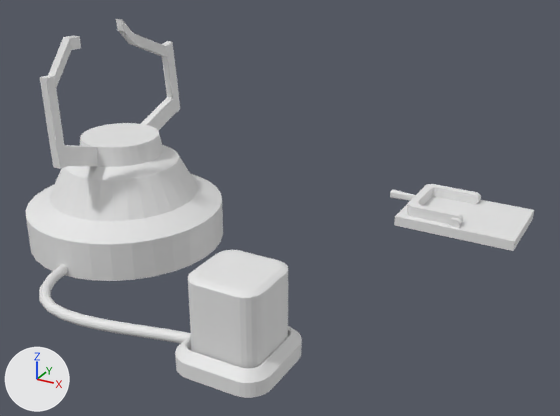
Two versions of the Blender file Models/Spin_Device/MAIN_device.blend, one commit apart.
One viewpoint serves both versions: a 50 mm lens placed at (3.07, -3.53, 2.19), pointed at (1.04, 0.16, 0.34). Arrows for +X, +Y and +Z are at lower left; the lights stay in place.

Script lines for the objects in view, before the commit:
```python
me_cube_001 = bpy.data.meshes.new('Cube.001')
me_cube_001.from_pydata(...)  # 312 vertices, 274 faces; spans x -0.254..0.254, y -0.254..0.254, z -0.012..0.111
me_cube_003 = bpy.data.meshes.new('Cube.003')
me_cube_003.from_pydata(...)  # 241 vertices, 223 faces, 1 loose edge; spans x -0.394..0.394, y -0.276..0.276, z 0.001..0.121
me_cube_004 = bpy.data.meshes.new('Cube.004')
me_cube_004.from_pydata(...)  # 344 vertices, 274 faces; spans x -0.521..0.048, y -0.007..0.447, z -0.035..0.037
ob_cube = bpy.data.objects.new('Cube', me_cube_001)
ob_cube.location = (1.37, -0.849, 0.01)
ob_cube_002 = bpy.data.objects.new('Cube.002', me_cube_003)
ob_cube_002.location = (1.864, 1.231, 0.0)
ob_cube_003 = bpy.data.objects.new('Cube.003', me_cube_004)
ob_cube_003.location = (1.852, 1.014, 0.101)
# also in view: 'BezierCurve' at (0.57, -0.8, 0.03); 'device' at (0.0, 0.01, 0.67); 'Cube.001' at (1.37, -0.84, 0.29)
```
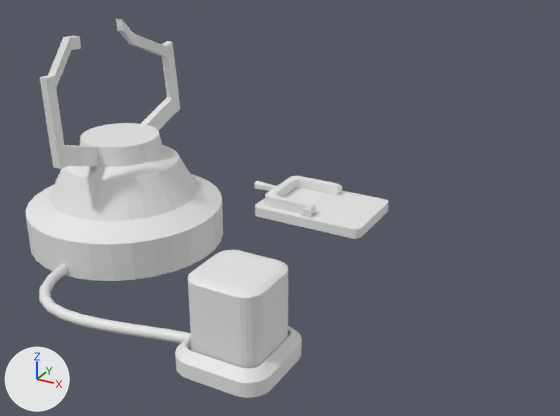
Commit message: Update to Spin Device saving Scene

Changed parts and their boxes [x1, y1, x2, y2] in the pictures (560 x 416 px):
'Cube.002', moved: before [394, 197, 534, 251]; after [255, 185, 388, 239]
'Cube.003', moved: before [390, 184, 481, 224]; after [254, 176, 341, 214]

Diff of the bpy script that builds the scene:
```diff
--- a/Models/Spin_Device/MAIN_device.blend.py
+++ b/Models/Spin_Device/MAIN_device.blend.py
@@ ob_cube_003 @@
 ob_cube_003 = bpy.data.objects.new('Cube.003', me_cube_004)
-ob_cube_003.location = (1.852, 1.014, 0.101)
+ob_cube_003.location = (0.943, 0.698, 0.101)
@@ ob_cube_002 @@
 ob_cube_002 = bpy.data.objects.new('Cube.002', me_cube_003)
-ob_cube_002.location = (1.864, 1.231, 0.0)
+ob_cube_002.location = (0.954, 0.915, 0.0)
```
